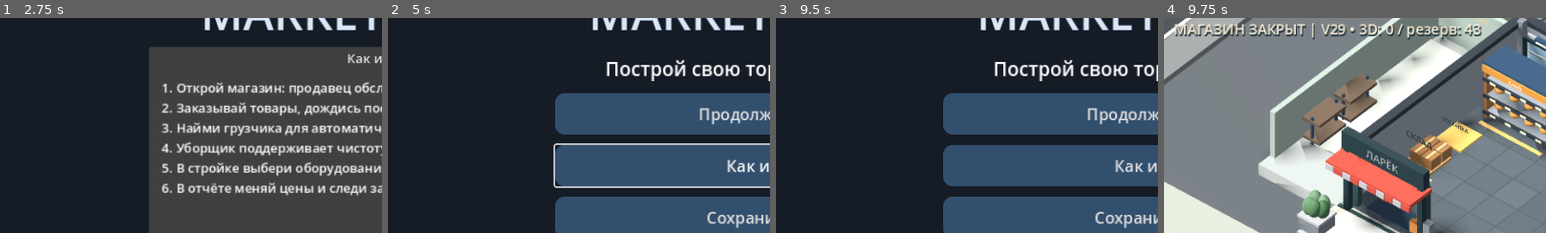
Above: before the commit, frames 1-4 (left to right).
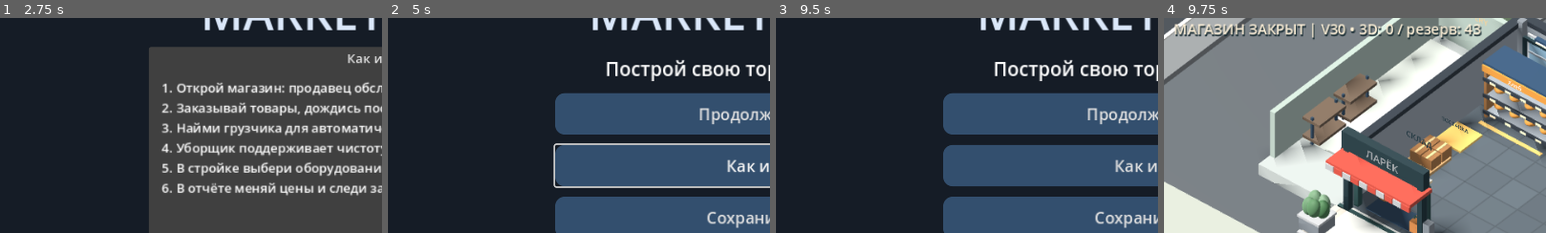
Above: after the commit, the same moments.

Repository: Denis-create-boop/mobile_game
Game: Godot game, scene res://main.tscn
Same seed, same stepped clock (60 frames per second), same inputs: the game is played once before the commit and once after it.
Inputs:
- Up to frame 1 (2.75 s): click "Меню" at 0.5 s; click "Как играть" at 1.25 s; click "Как играть" at 2 s
- Up to frame 2 (5 s): click "OK" at 2.75 s; click "Открыть магазин" at 3.5 s; click "Покупки +" at 4.25 s
- Up to frame 3 (9.5 s): click "−" at 5 s; click "+" at 5.75 s; click "<" at 6.5 s; click ">" at 7.25 s; click "Обзор" at 8 s; click "Домой" at 8.75 s
- Up to frame 4 (9.75 s): click "Продолжить игру" at 9.5 s
The pictures show only the part of the screen within x 0-50%, y 10-60%; the shares and areas given below are measured in that part.

Frames 1-3 are identical in both runs. In frame 4, less than 0.1% of the frame differs, in the area x 43-48%, y 3-9%.

Commit message:
V30: varied vehicles, acceleration, controlled rear junctions, curved turns and pedestrian phases

Diff:
--- a/main.gd
+++ b/main.gd
@@ -891,7 +891,7 @@
 		if child is Button:
 			child.custom_minimum_size.y=52
 			child.add_theme_font_size_override("font_size",20)
-	var version_label=label(column,"V29",14)
+	var version_label=label(column,"V30",14)
 	version_label.horizontal_alignment=HORIZONTAL_ALIGNMENT_CENTER
 
 func toggle_sound():
--- a/store_visual.gd
+++ b/store_visual.gd
@@ -744,7 +744,7 @@
 		actor(people[i],c["pos"],c["carry"],delta)
 		var tag: Label3D=people[i].get_meta("order")
 		tag.text=game.GOODS[c["item"]] if c["phase"]<4 and not c["carry"] else ("Оплата" if c["carry"] and c["phase"]<4 else "")
-	status_label.text=("МАГАЗИН ОТКРЫТ" if game.running else "МАГАЗИН ЗАКРЫТ")+" | V29 • 3D: %d / резерв: %d" % [asset_library.loaded_count,asset_library.fallback_count]
+	status_label.text=("МАГАЗИН ОТКРЫТ" if game.running else "МАГАЗИН ЗАКРЫТ")+" | V30 • 3D: %d / резерв: %d" % [asset_library.loaded_count,asset_library.fallback_count]
 	sales_label.position=Vector2(12,size.y-26)
 	sales_label.text="Выручка: %d мон. | Клиентов: %d" % [game.revenue,game.customers.size()]
 
@@ -875,17 +875,7 @@
 		stage.add_child(car)
 		car.position=Vector3(-24,-0.3,20.85)
 		car.hide()
-		var paint: Color=[Color("#a23736"),Color("#e6e8e8"),Color("#355d86"),Color("#343c42"),Color("#c4a263"),Color("#4d7770")][i%6]
-		box(car,Vector3(0,0.38,0),Vector3(3.2,0.55,1.35),paint)
-		box(car,Vector3(-0.1,0.78,0),Vector3(1.65,0.48,1.19),paint)
-		for side in [-1,1]:
-			box(car,Vector3(-0.1,0.79,side*0.60),Vector3(1.35,0.31,0.025),glass)
-			for x in [-1.02,1.02]:
-				cylinder(car,Vector3(x,0.26,side*0.68),0.27,0.16,metal).rotation.x=PI/2
-		# Asymmetric lights make the direction visible.
-		for side in [-1,1]:
-			box(car,Vector3(1.61,0.40,side*0.45),Vector3(0.035,0.15,0.24),Color("#fff4cf"))
-			box(car,Vector3(-1.61,0.40,side*0.45),Vector3(0.035,0.15,0.24),Color("#b4242d"))
+		build_vehicle(car,i)
 		traffic.append(car)
 	parking=Node3D.new()
 	stage.add_child(parking)
@@ -923,7 +913,15 @@
 		var front: float=INF
 		for car in moving:
 			var progress: float=car.position.x*direction
-			var advance: float=float(traffic_speeds[car])*delta
+			var desired: float=float(traffic_speeds[car])
+			var speed: float=float(car.get_meta("speed",0.0))
+			var gap: float=front-progress-4.8
+			if game.crossing_mode==0 and signal_phase!=0 and progress<=CROSS_X*direction-3.3:
+				gap=minf(gap,CROSS_X*direction-3.3-progress)
+			desired=minf(desired,sqrt(maxf(0.0,gap)*5.0))
+			speed=move_toward(speed,desired,delta*(2.0 if desired>speed else 5.0))
+			car.set_meta("speed",speed)
+			var advance: float=speed*delta
 			var next: float=minf(progress+advance,front-4.8)
 			var stop_at: float=CROSS_X*direction-3.3
 			if game.crossing_mode==0 and signal_phase!=0 and progress<=stop_at:
@@ -951,7 +949,8 @@
 		car.set_meta("lane",lane)
 		car.position=Vector3(entry,-0.3,lane_z)
 		car.rotation.y=0.0 if direction>0 else PI
-		traffic_speeds[car]=traffic_rng.randf_range(2.7,6.0)
+		car.set_meta("speed",0.0)
+		traffic_speeds[car]=traffic_rng.randf_range(2.0,4.0) if int(car.get_meta("kind",0))==5 else traffic_rng.randf_range(3.2,7.2)
 		car.show()
 		traffic_timers[lane]=traffic_rng.randf_range(1.4,7.5)
 
@@ -1266,13 +1265,7 @@
 			cylinder(district,Vector3(x,1.25,z),0.055,3.0,steel)
 			box(district,Vector3(x,2.72,z),Vector3(0.52,0.13,0.22),steel)
 			box(district,Vector3(x,2.64,z),Vector3(0.40,0.035,0.16),Color("#e9d6a8"))
-	# Additional traffic on the rear street only; no unsignalled intersection conflicts.
-	for i in range(6):
-		var car: Node3D=traffic[i].duplicate() as Node3D
-		district.add_child(car)
-		car.show()
-		car.rotation.y=0.0 if i%2==0 else PI
-		neighborhood_cars.append(car)
+	build_junctions(district)
 
 func neighborhood_building(parent: Node3D, pos: Vector3, h: float, variant: int):
 	var root=Node3D.new()
@@ -1292,10 +1285,224 @@
 	box(root,Vector3(0,0.95,3.02),Vector3(1.2,1.9,0.12),frame)
 	box(root,Vector3(0,2.03,3.32),Vector3(2.0,0.12,0.7),frame)
 
+
+# Controlled T-junctions on the rear street. Each junction grants one vehicle
+# at a time through the conflict zone and has an exclusive pedestrian phase.
+var junctions: Array[Dictionary]=[]
+var city_vehicles: Array[Dictionary]=[]
+var city_pedestrians: Array[Dictionary]=[]
+var city_spawn_clock: float=0.0
+
+func build_vehicle(car: Node3D, serial: int):
+	var kind: int=serial%6
+	car.set_meta("kind",kind)
+	var paint: Color=[Color("#a23736"),Color("#d8dbdc"),Color("#355d86"),Color("#b8a06f"),Color("#303941"),Color("#5e8275"),Color("#b96b3a")][serial%7]
+	var rubber=Color("#25282b")
+	var glass=Color("#4c697a")
+	var metal=Color("#a2a8ac")
+	if kind>=4:
+		var wheel_r: float=0.32 if kind==4 else 0.38
+		for x in [-0.70,0.70]:
+			cylinder(car,Vector3(x,wheel_r,0),wheel_r,0.16 if kind==4 else 0.065,rubber).rotation.x=PI/2
+			cylinder(car,Vector3(x,wheel_r,0),wheel_r*0.65,0.17 if kind==4 else 0.075,metal).rotation.x=PI/2
+		box(car,Vector3(0,0.52,0),Vector3(1.28,0.12,0.15),paint)
+		box(car,Vector3(0.53,0.78,0),Vector3(0.10,0.65,0.10),metal).rotation.z=0.22
+		box(car,Vector3(0.54,1.08,0),Vector3(0.14,0.07,0.54),metal)
+		box(car,Vector3(-0.35,0.81,0),Vector3(0.43,0.10,0.24),rubber)
+		if kind==4:
+			ball(car,Vector3(0.08,0.69,0),Vector3(0.63,0.38,0.38),paint)
+		# Rider and helmet.
+		ball(car,Vector3(-0.08,1.11,0),Vector3(0.43,0.52,0.34),Color("#414e58"))
+		ball(car,Vector3(0.05,1.47,0),Vector3(0.32,0.33,0.32),paint)
+		for side in [-1,1]:
+			box(car,Vector3(-0.15,0.72,side*0.16),Vector3(0.24,0.44,0.14),Color("#34414c"))
+			box(car,Vector3(0.28,1.13,side*0.15),Vector3(0.45,0.11,0.11),Color("#414e58")).rotation.z=-0.18
+		return
+	var length: float=[3.25,3.55,3.8,4.1][kind]
+	var width: float=1.42 if kind<2 else 1.60
+	var height: float=[0.48,0.62,0.70,0.76][kind]
+	box(car,Vector3(0,0.37,0),Vector3(length,0.45,width),paint)
+	var cabin_length: float=length*(0.50 if kind==0 else 0.68)
+	box(car,Vector3(-0.13,0.62+height/2,0),Vector3(cabin_length,height,width*0.91),paint)
+	for side in [-1,1]:
+		box(car,Vector3(-0.13,0.70+height*0.40,side*width*0.46),Vector3(cabin_length*0.84,height*0.56,0.025),glass)
+		box(car,Vector3(-0.1,0.70+height*0.40,side*width*0.48),Vector3(0.065,height*0.58,0.03),paint)
+		for x in [-length*0.32,length*0.32]:
+			cylinder(car,Vector3(x,0.26,side*width*0.49),0.27,0.19,rubber).rotation.x=PI/2
+			cylinder(car,Vector3(x,0.26,side*width*0.55),0.16,0.05,metal).rotation.x=PI/2
+		box(car,Vector3(length/2,0.43,side*width*0.32),Vector3(0.04,0.17,0.27),Color("#fff2d2"))
+		box(car,Vector3(-length/2,0.43,side*width*0.32),Vector3(0.04,0.16,0.25),Color("#a93637"))
+	box(car,Vector3(cabin_length/2-0.12,0.62+height*0.55,0),Vector3(0.045,height*0.62,width*0.82),glass)
+	box(car,Vector3(-cabin_length/2-0.14,0.62+height*0.55,0),Vector3(0.045,height*0.62,width*0.82),glass)
+	if kind==3:
+		box(car,Vector3(-0.68,0.91,0),Vector3(1.8,1.15,width*0.92),paint)
+
+func build_junctions(parent: Node3D):
+	for index in range(2):
+		var center=Vector3(-17.0 if index==0 else 39.0,-0.30,-15.0)
+		var approaches: Array[Vector3]=[Vector3(0,0,-1),Vector3(0,0,1),Vector3(1 if index==0 else -1,0,0)]
+		var lamps: Array=[]
+		var walk_lamps: Array[MeshInstance3D]=[]
+		for dir in approaches:
+			var right=Vector3(-dir.z,0,dir.x)
+			var pole=center+dir*4.8+right*3.25
+			cylinder(parent,pole+Vector3(0,1.4,0),0.075,2.8,Color("#454d55"))
+			var head=Node3D.new()
+			parent.add_child(head)
+			head.position=pole+Vector3(0,2.55,0)
+			head.rotation.y=atan2(dir.x,dir.z)
+			box(head,Vector3.ZERO,Vector3(0.34,0.92,0.25),Color("#252b30"))
+			var lights: Array[MeshInstance3D]=[]
+			for k in range(3):
+				var lamp=ball(head,Vector3(0,0.30-k*0.30,0.15),Vector3(0.21,0.21,0.07),Color.WHITE)
+				lamp.material_override=StandardMaterial3D.new()
+				lights.append(lamp)
+			lamps.append(lights)
+			var walk=box(head,Vector3(0.38,-0.20,0.08),Vector3(0.24,0.28,0.15),Color("#252b30"))
+			walk.material_override=StandardMaterial3D.new()
+			walk_lamps.append(walk)
+			box(parent,center+dir*5.7-right*1.4+Vector3(0,0.016,0),Vector3(2.55,0.012,0.12) if absf(dir.z)>0.5 else Vector3(0.12,0.012,2.55),Color("#d9d7ce"))
+		junctions.append({"center":center,"dirs":approaches,"lamps":lamps,"walk":walk_lamps,"clock":float(index)*5.0,"owner":-1})
+		for k in range(3):
+			var pedestrian=person([Color("#9a7359"),Color("#637f89"),Color("#746c88")][k])
+			pedestrian.hide()
+			city_pedestrians.append({"node":pedestrian,"junction":index,"offset":float(k)*0.8,"side":1.0 if k%2==0 else -1.0})
+	for i in range(14):
+		var vehicle=Node3D.new()
+		parent.add_child(vehicle)
+		build_vehicle(vehicle,i+24)
+		vehicle.hide()
+		city_vehicles.append({"node":vehicle,"active":false,"speed":0.0,"max_speed":3.0,"junction":0,"approach":0,"exit":1,"segment":0,"points":[]})
+
+func city_phase(j: Dictionary) -> int:
+	var t: float=float(j["clock"])
+	if t<9.0: return 0
+	if t<11.0: return 1
+	if t<13.0: return 2
+	if t<21.0: return 3
+	if t<23.0: return 4
+	if t<25.0: return 5
+	return 6
+
+func city_lamp(lamp: MeshInstance3D, color: Color, enabled: bool):
+	var material: StandardMaterial3D=lamp.material_override
+	material.albedo_color=color if enabled else color.darkened(0.82)
+	material.emission_enabled=enabled
+	material.emission=color
+	material.emission_energy_multiplier=1.3
+
+func start_city_vehicle(index: int, junction_id: int, approach: int):
+	var j: Dictionary=junctions[junction_id]
+	var dirs: Array=j["dirs"]
+	var center: Vector3=j["center"]
+	var incoming: Vector3=dirs[approach]
+	var exit_index: int=(approach+1+traffic_rng.randi_range(0,1))%3
+	var outgoing: Vector3=dirs[exit_index]
+	var side_in=Vector3(incoming.z,0,-incoming.x)*1.4
+	var side_out=Vector3(-outgoing.z,0,outgoing.x)*1.4
+	var entry=center+incoming*3.3+side_in
+	var leave=center+outgoing*3.3+side_out
+	var route: Array[Vector3]=[center+incoming*13.0+side_in,center+incoming*5.7+side_in,entry]
+	for k in range(1,7):
+		var t: float=float(k)/6.0
+		route.append(entry.lerp(center,t).lerp(center.lerp(leave,t),t))
+	route.append(center+outgoing*6.5+side_out)
+	route.append(center+outgoing*13.0+side_out)
+	var car: Dictionary=city_vehicles[index]
+	var node: Node3D=car["node"]
+	car.merge({"active":true,"junction":junction_id,"approach":approach,"exit":exit_index,"segment":0,"points":route,"speed":0.0,"max_speed":traffic_rng.randf_range(1.8,3.4) if int(node.get_meta("kind"))==5 else traffic_rng.randf_range(3.3,6.5)},true)
+	node.position=route[0]
+	node.rotation.y=atan2(incoming.z,-incoming.x)
+	node.show()
+
 func update_neighborhood_traffic(delta: float):
-	neighborhood_time+=delta
-	for i in range(neighborhood_cars.size()):
-		var car: Node3D=neighborhood_cars[i]
-		var distance: float=fposmod(neighborhood_time*3.2+float(i/2)*14.0,43.0)
-		var direction: float=1.0 if i%2==0 else -1.0
-		car.position=Vector3(-11.0+distance if direction>0 else 32.0-distance,-0.3,-15.0+direction*1.4)
+	delta=minf(delta,0.12)
+	for ji in range(junctions.size()):
+		var j: Dictionary=junctions[ji]
+		var t: float=float(j["clock"])+delta
+		# Red clearance remains active until the previous vehicle exits.
+		if (t>=13.0 and t<13.0+delta or t>=25.0 and t<25.0+delta) and int(j["owner"])>=0:
+			t-=delta
+		j["clock"]=fposmod(t,34.0)
+		var phase: int=city_phase(j)
+		var lamps: Array=j["lamps"]
+		for approach in range(lamps.size()):
+			var horizontal: bool=approach==2
+			var green: bool=(horizontal and phase==3) or (not horizontal and phase==0)
+			var yellow: bool=(horizontal and phase==4) or (not horizontal and phase==1)
+			city_lamp(lamps[approach][0],Color("#e53a39"),not green and not yellow)
+			city_lamp(lamps[approach][1],Color("#efb536"),yellow)
+			city_lamp(lamps[approach][2],Color("#55d878"),green)
+			city_lamp(j["walk"][approach],Color("#55d878") if phase==6 else Color("#e53a39"),true)
+	for ped in city_pedestrians:
+		var j: Dictionary=junctions[int(ped["junction"])]
+		var node: Node3D=ped["node"]
+		var elapsed: float=float(j["clock"])-25.0-float(ped["offset"])
+		if city_phase(j)==6 and elapsed>=0.0 and elapsed<=6.5:
+			var center: Vector3=j["center"]
+			node.show()
+			node.position=center+Vector3(lerpf(-3.5,3.5,elapsed/6.5)*float(ped["side"]),0.05,4.0)
+			node.rotation.y=PI/2*float(ped["side"])
+		else:
+			node.hide()
+	city_spawn_clock-=delta
+	if city_spawn_clock<=0.0:
+		city_spawn_clock=traffic_rng.randf_range(0.9,3.8)
+		var ji: int=traffic_rng.randi_range(0,1)
+		var approach: int=traffic_rng.randi_range(0,2)
+		var free_entry: bool=true
+		for car in city_vehicles:
+			if car["active"] and int(car["junction"])==ji and int(car["approach"])==approach and int(car["segment"])==0:
+				var node: Node3D=car["node"]
+				var route: Array=car["points"]
+				if node.position.distance_to(route[0])<5.0:
+					free_entry=false
+		if free_entry:
+			for i in range(city_vehicles.size()):
+				if not city_vehicles[i]["active"]:
+					start_city_vehicle(i,ji,approach)
+					break
+	for i in range(city_vehicles.size()):
+		var car: Dictionary=city_vehicles[i]
+		if not car["active"]: continue
+		var node: Node3D=car["node"]
+		var j: Dictionary=junctions[int(car["junction"])]
+		var points: Array=car["points"]
+		var segment: int=int(car["segment"])
+		var target: Vector3=points[segment+1]
+		var offset: Vector3=target-node.position
+		var distance: float=offset.length()
+		var desired: float=float(car["max_speed"])
+		var phase: int=city_phase(j)
+		var green: bool=(int(car["approach"])==2 and phase==3) or (int(car["approach"])!=2 and phase==0)
+		if segment==0:
+			desired=minf(desired,sqrt(maxf(distance-0.04,0.0)*5.0))
+			for other in city_vehicles:
+				if other==car or not other["active"] or int(other["junction"])!=int(car["junction"]) or int(other["approach"])!=int(car["approach"]): continue
+				var other_node: Node3D=other["node"]
+				var ahead: float=(other_node.position-node.position).dot(offset.normalized())
+				if ahead>0.0 and ahead<5.0 and int(other["segment"])<=1:
+					desired=minf(desired,maxf(0.0,(ahead-4.3)*2.0))
+		elif segment==1 and int(j["owner"])!=i:
+			desired=0.0
+			if green and int(j["owner"])<0:
+				j["owner"]=i
+				desired=float(car["max_speed"])*0.65
+			else:
+				continue
+		elif segment<9:
+			desired=minf(desired,3.1)
+		var speed: float=move_toward(float(car["speed"]),desired,delta*(2.1 if desired>float(car["speed"]) else 5.0))
+		car["speed"]=speed
+		if distance>0.02:
+			var direction: Vector3=offset/distance
+			node.rotation.y=lerp_angle(node.rotation.y,atan2(-direction.z,direction.x),minf(delta*9.0,1.0))
+			node.position+=direction*minf(distance,speed*delta)
+		if distance<=0.09:
+			if segment==0:
+				car["speed"]=0.0
+			car["segment"]=segment+1
+			if segment>=9:
+				if int(j["owner"])==i: j["owner"]=-1
+				node.hide()
+				car["active"]=false
